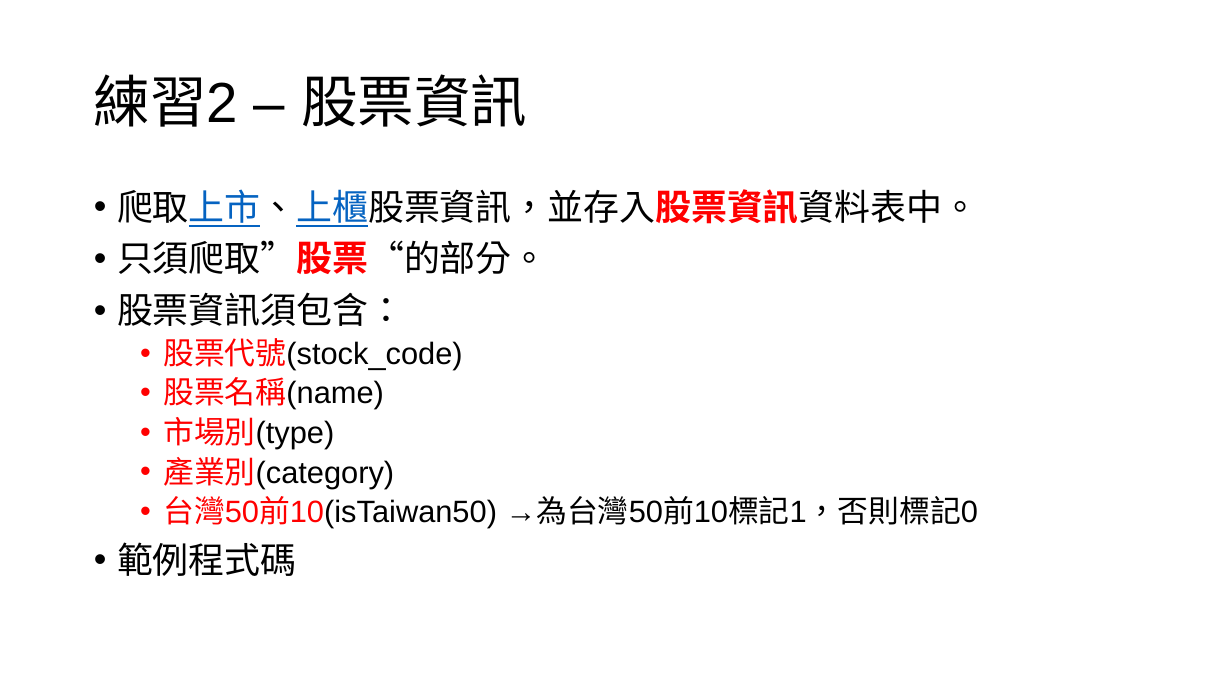
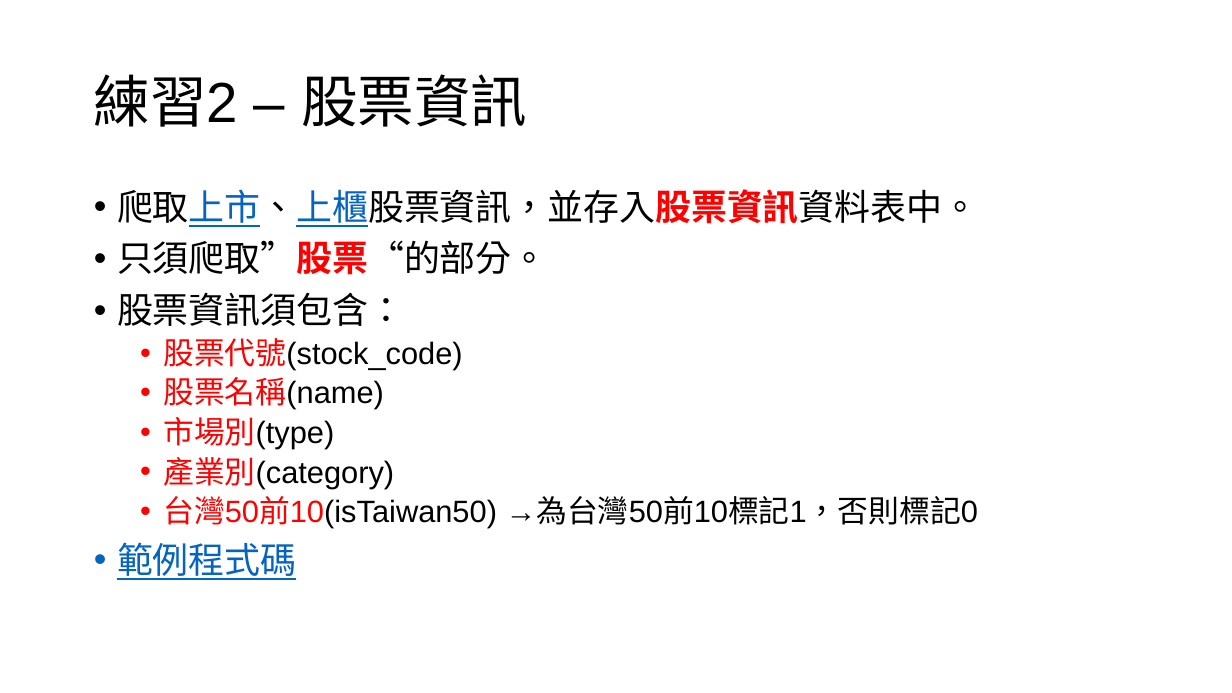
Before and after one commit to zy881217t/W2_PPT, a slide deck: slide 4 of Week2_Exercises.pptx. Drawn at 1232x693 pixels with LibreOffice and Linux fonts; fonts in the diff are those of the drawing. Boxes give left, top, right and bottom in pixels: in the first picture for what was removed or moved away, otherwise in the second. Text is boxed around its words. In the diff, an @@ line names an element or a change of style, - is before the commit and + after.

```diff
--- a/Week2_Exercises.pptx
+++ b/Week2_Exercises.pptx
@@ text at (117,542,296,580): text colour #000000 to #0563C1, underline on in "範例程式碼" @@
```
Also in this commit, not shown: 2 other slides changed.
